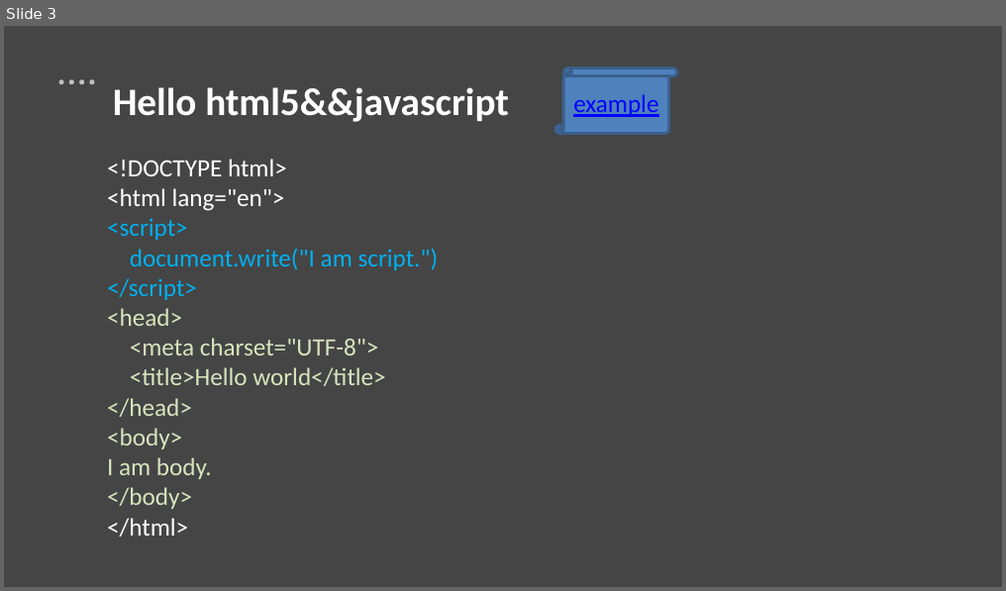
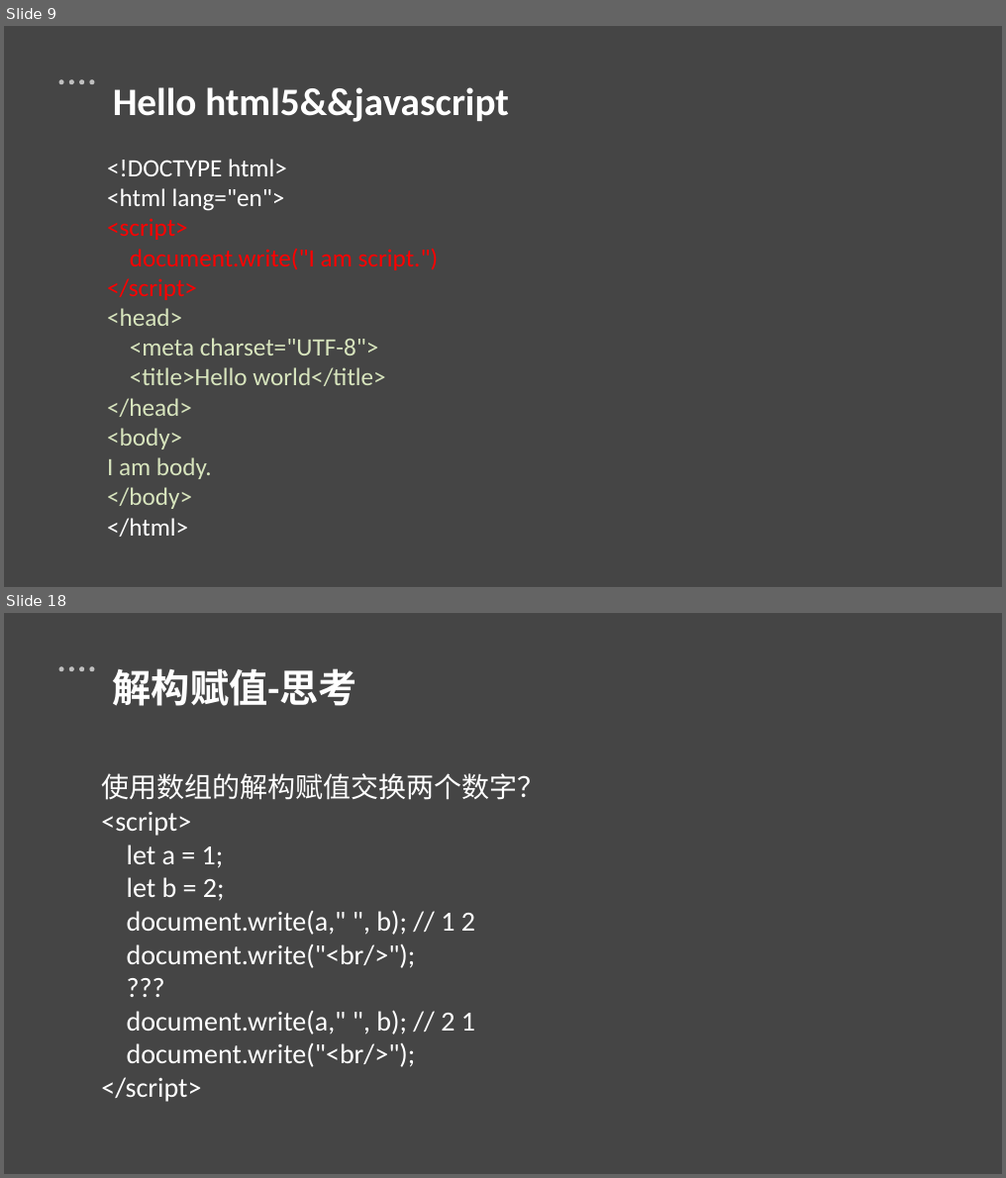
Before and after one commit to gerryhjs/htmljs, a slide deck: html&js课件/html&js.pptx. Shown one above the other, each under a label of ours: slide 3 before the commit, slides 9 and 18 after it; the slides between them are not shown. The pictures are 1006x591 and 1006x1178 pixels, drawn with LibreOffice and Linux fonts; fonts in the diff are those of the drawing. Boxes give left, top, right and bottom in pixels: in the first picture for what was removed or moved away, otherwise in the second. Text is boxed around its words. In the diff, an @@ line names an element or a change of style, - is before the commit and + after.

```diff
--- a/html&js课件/html&js.pptx
+++ b/html&js课件/html&js.pptx
@@ slide 18 added at (x1=4, y1=613, x2=1002, y2=1174), background #D9D9D9 at 56% opacity; not listed: 5 template elements that a slide beside it also shows @@
@@ text added at (x1=113, y1=668, x2=357, y2=706), 28 pt, text #FFFFFF, bold @@
+解构赋值-思考
@@ text added at (x1=101, y1=773, x2=546, y2=1102), 20 pt, text #FFFFFF @@
+使用数组的解构赋值交换两个数字？
+<script>
+let a = 1;
+let b = 2;
+document.write(a," ", b); // 1 2
+document.write("<br/>");
+???
+document.write(a," ", b); // 2 1
+document.write("<br/>");
+</script>
@@ what was slide 3 is now slide 9 @@
@@ slide 9 changed as well @@
@@ vertical scroll removed at (x1=555, y1=68, x2=677, y2=133) @@
-example
@@ text at (x1=107, y1=218, x2=439, y2=300): text colour #00B0F0 to #FF0000 in "<script>", "document.write("I am script.")", "</script>" @@
```
Also in this commit, not shown: 4 other slides changed, 18 other slides added, 30 other files.
